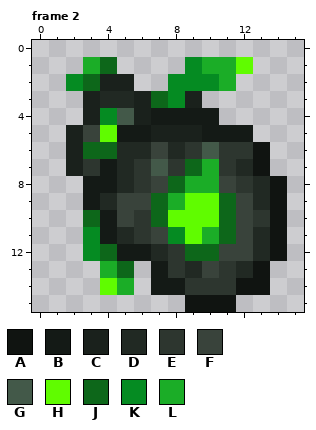
Two versions of one pixel-art file, ase_textures/beckon_heart.aseprite. The first picture shows the starting point.
16x16 pixels, 2 frames. Shown: frame 2.
Palette (. is transparent): A #101411  B #141a16  C #1a211c  D #212923  E #2d362f  F #39433b  G #435949  H #60fc00  J #0d671a  K #058b22  L #1bad27
Pixels before, frame 2, first column x 2:
 1 .LJ....KLLH..
 2 KJCC..KKKL...
 3 .CDDCJKC.....
 4 .CKGCBBBB....
 5 CFHBBCCCBBB..
 6 CJJDDFDEGEEA.
 7 CEBDEGEJLEDA.
 8 .BBDEFJLLFEDA
 9 .BDFFJLHHJFDA
10 .JBFEJHHHJFEA
11 .KBDEFKHLJFDA
12 .KJBBDEJJFFDA
13 ..LJ.BEDFEDA.
14 ..HL.BBEEEAA.
15 .......AAA...
After:
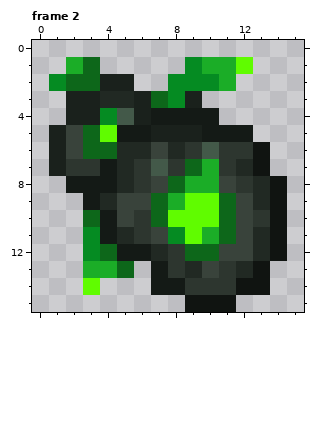
Change:
Frame 2:
y 1: x 2..4 .LJ -> LJ.
y 2: x 1..2 .K -> KJ
y 3..4: x 2 . -> C
y 5: x 1..3 .CF -> CFJ
y 6: x 1..2 .C -> CF
y 7: x 1..2 .C -> CE
y 8: x 2 . -> B
y 13: x 3 . -> L
y 14: x 3..5 .HL -> H..
